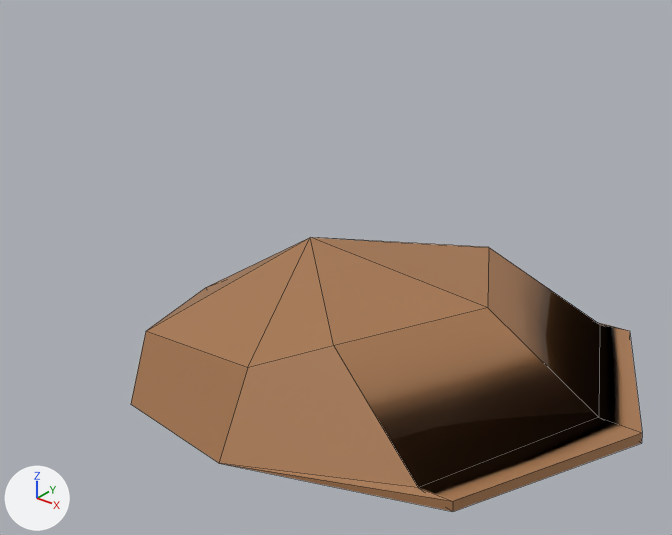
Before and after pictures for a commit that changed the FBX model Assets/Characters/Main Character/SM_MC_Hat.fbx.
Camera for both pictures: a camera (50 mm lens) standing at (0.295, -0.292, 0.998) and looking at (0.064, -0.003, 0.819). Arrows for +X, +Y and +Z are at lower left; the lights stay in place. Mesh edges are drawn as thin lines.

Objects in the first picture: 'Hat'.
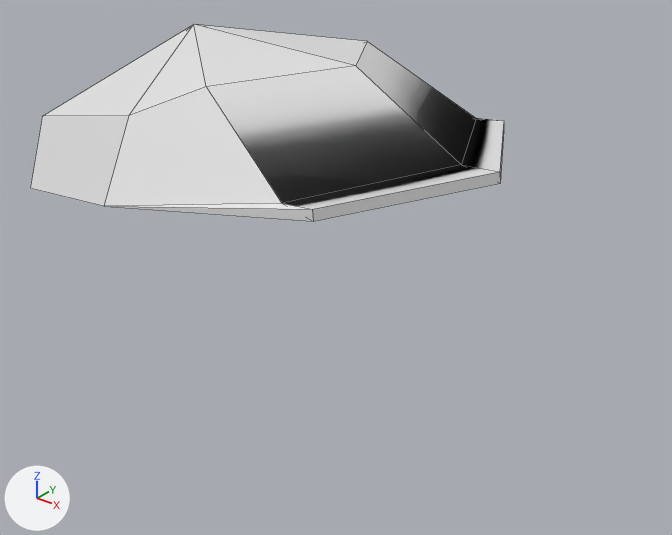
What differs and where, as boxes (x1, y1, x2, y2) in the pictures (672 x 535 px):
```json
{"object": "Hat", "change": "recoloured, moved, rescaled", "before": [131, 238, 642, 512], "after": [31, 25, 504, 221], "on screen": "7% narrower, 28% shorter"}
```

Edits to the scene script, one JSON object a line:
```json
{"op": "add", "block": "mat_material_010", "code": ["mat_material_010 = principled_material('Material.010')", "mat_material_010.base_color = (0.8, 0.8, 0.8)  # white #e7e7e7", "mat_material_010.roughness = 0.4"]}
{"block": "me_cylinder", "where": "me_cylinder.from_pydata(...)  # 23 vertices, 28 faces; spans x -1.04..1.06, y -0.96..0.96, z -0.22..0.21"}
{"op": "remove", "block": "me_cylinder", "code": "me_cylinder.materials.append(mat_material_005)  # brown #a6774f"}
{"op": "add", "block": "me_cylinder", "code": "me_cylinder.materials.append(mat_material_010)  # white #e7e7e7"}
{"op": "set", "path": "ob_hat.location", "old": "(0.0879, -0.0004, 0.7958)", "new": "(0.0211, -0.0004, 0.8818)"}
{"op": "set", "path": "ob_hat.scale", "old": "(0.112, 0.0975, 0.175)", "new": "(0.112, 0.087, 0.175)"}
```
